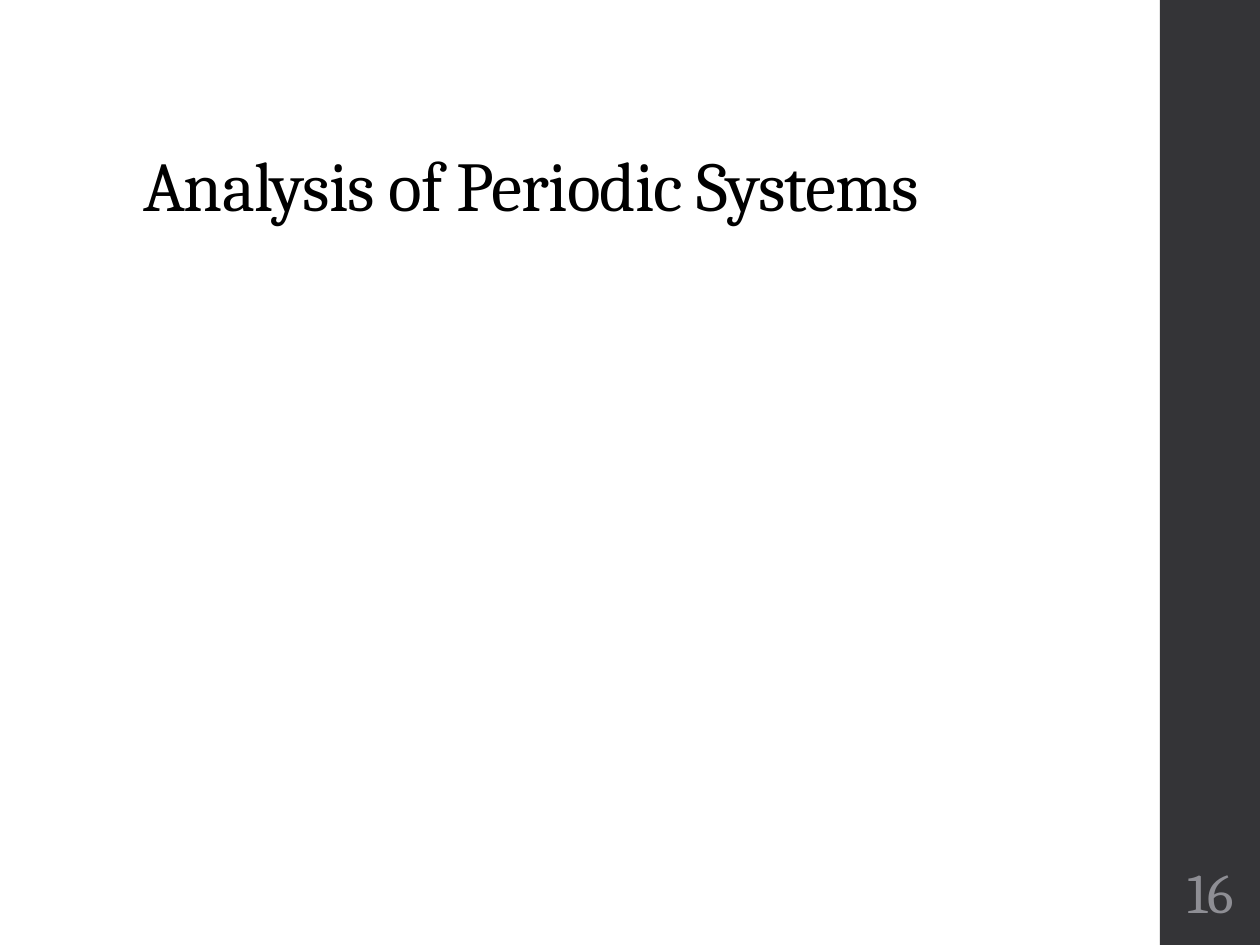
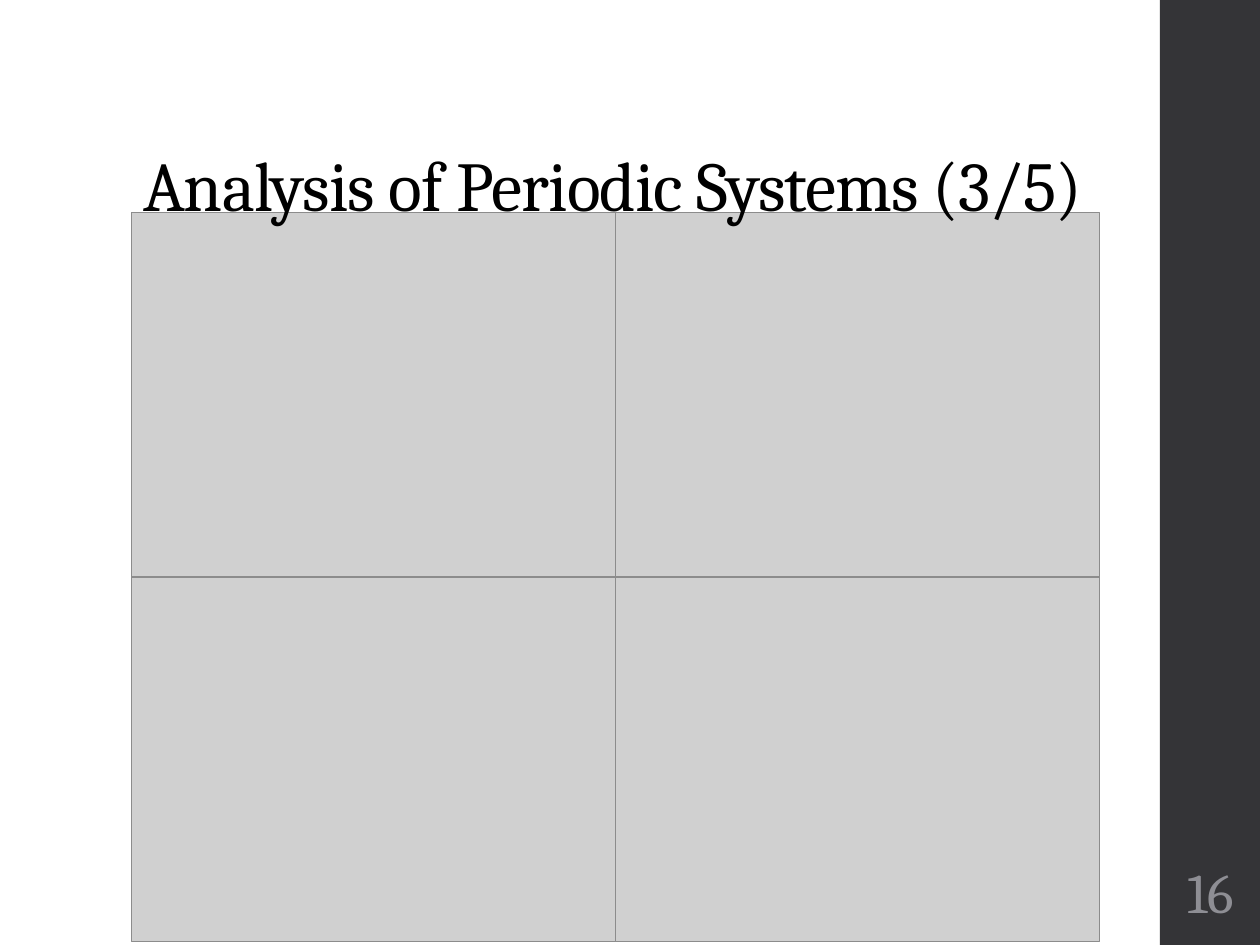
Before and after one commit to finger563/cbsat, a slide deck: slide 16 of thesis/Defense.pptx. Drawn at 1260x945 pixels with LibreOffice and Linux fonts; fonts in the diff are those of the drawing; grey boxes stand for pictures. Boxes give left, top, right and bottom in pixels: in the first picture for what was removed or moved away, otherwise in the second. Text is boxed around its words. In the diff, an @@ line names an element or a change of style, - is before the commit and + after.

```diff
--- a/thesis/Defense.pptx
+++ b/thesis/Defense.pptx
@@ title at (143,161,1083,226): text changed @@
-Analysis of Periodic Systems
+Analysis of Periodic Systems (3/5)
@@ picture added at (132,213,616,577) @@
@@ picture added at (615,213,1099,577) @@
@@ picture added at (132,577,616,941) @@
@@ picture added at (615,577,1099,941) @@
```
Also in this commit, not shown: 4 other slides changed.
